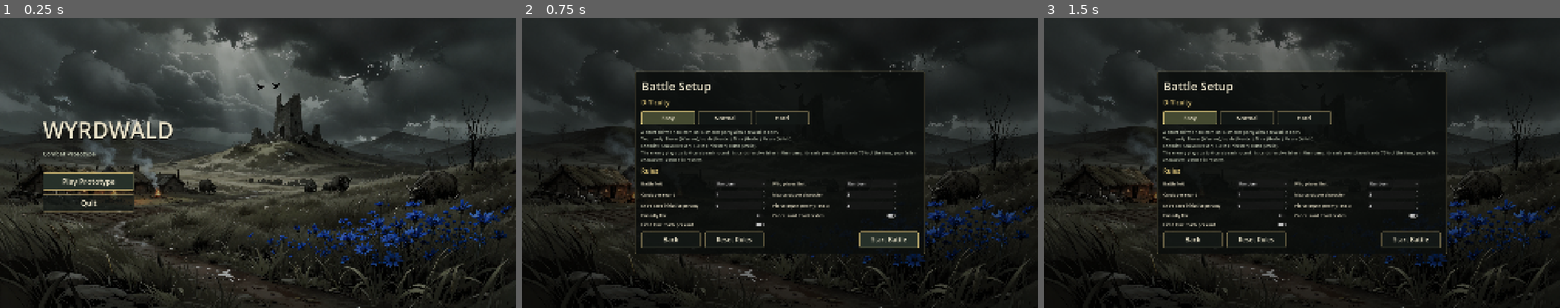
Above: before the commit, frames 1-3 (left to right).
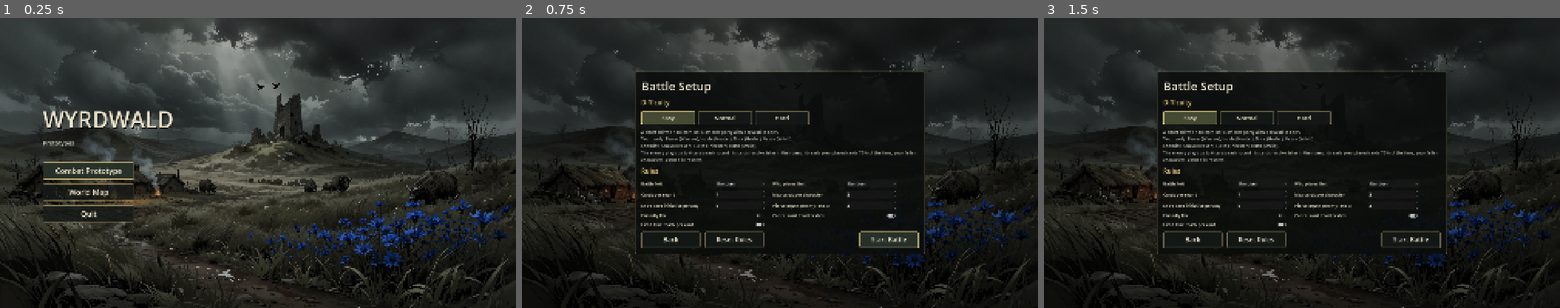
Above: after the commit, the same moments.

Repository: Heruwath-hub/wyrdwald
Game: Godot game, scene res://scenes/main.tscn
The game is run twice, just before and just after one commit, with the same random seed, the same clock (stepped at 60 frames per second) and the same inputs.
Inputs:
- Up to frame 1 (0.25 s): no input
- Up to frame 2 (0.75 s): click "Play Prototype" (after the commit: "Combat Prototype") at 0.5 s
- Up to frame 3 (1.5 s): click "Easy" at 1.25 s

The runs differ from the first frame. In frame 1, 3.6% of the frame differs, in the area x 8-34%, y 32-71%; in frame 2, nothing differs; in frame 3, nothing differs.

Commit message:
Add World Map entry to main menu and Windows export setup - Main menu: new World Map button opening the world generation prototype - Rename "Play Prototype" to "Combat Prototype", subtitle now "Prototypes" - Ignore builds/ output folder - README: document the new menu entry - Add Godot-generated uid for sim_coast test

Diff:
--- a/scenes/ui/main_menu.tscn
+++ b/scenes/ui/main_menu.tscn
@@ -40,9 +40,9 @@
 anchor_top = 0.5
 anchor_bottom = 0.5
 offset_left = 160.0
-offset_top = -170.0
+offset_top = -210.0
 offset_right = 640.0
-offset_bottom = 170.0
+offset_bottom = 210.0
 grow_vertical = 2
 theme_override_constants/separation = 16
 
@@ -59,7 +59,7 @@
 layout_mode = 2
 theme_override_colors/font_color = Color(0.75, 0.78, 0.7, 1)
 theme_override_font_sizes/font_size = 22
-text = "Combat Prototype"
+text = "Prototypes"
 
 [node name="Spacer" type="Control" parent="Menu"]
 custom_minimum_size = Vector2(0, 24)
@@ -69,7 +69,13 @@
 custom_minimum_size = Vector2(340, 64)
 layout_mode = 2
 size_flags_horizontal = 0
-text = "Play Prototype"
+text = "Combat Prototype"
+
+[node name="WorldButton" type="Button" parent="Menu"]
+custom_minimum_size = Vector2(340, 64)
+layout_mode = 2
+size_flags_horizontal = 0
+text = "World Map"
 
 [node name="QuitButton" type="Button" parent="Menu"]
 custom_minimum_size = Vector2(340, 64)
--- a/src/ui/main_menu.gd
+++ b/src/ui/main_menu.gd
@@ -1,16 +1,20 @@
 extends Control
-## Start screen: a background image and two buttons. Play Prototype opens the battle setup.
+## Start screen: a background image and three buttons. Combat Prototype opens the battle setup,
+## World Map opens the world generation prototype.
 
 const SETUP_SCENE := "res://scenes/ui/combat_setup.tscn"
+const WORLD_SCENE := "res://scenes/world/world_map.tscn"
 
 @onready var _play: Button = $Menu/PlayButton
+@onready var _world: Button = $Menu/WorldButton
 @onready var _quit: Button = $Menu/QuitButton
 
 
 func _ready() -> void:
-	for button: Button in [_play, _quit]:
+	for button: Button in [_play, _world, _quit]:
 		MenuStyle.button(button)
 	_play.pressed.connect(_on_play_pressed)
+	_world.pressed.connect(_on_world_pressed)
 	_quit.pressed.connect(_on_quit_pressed)
 	_play.grab_focus()
 
@@ -19,5 +23,9 @@
 	get_tree().change_scene_to_file(SETUP_SCENE)
 
 
+func _on_world_pressed() -> void:
+	get_tree().change_scene_to_file(WORLD_SCENE)
+
+
 func _on_quit_pressed() -> void:
 	get_tree().quit()
Not shown, added: tests/sim_coast.gd.uid
Not shown, changed: .gitignore
Not shown, changed: README.md
